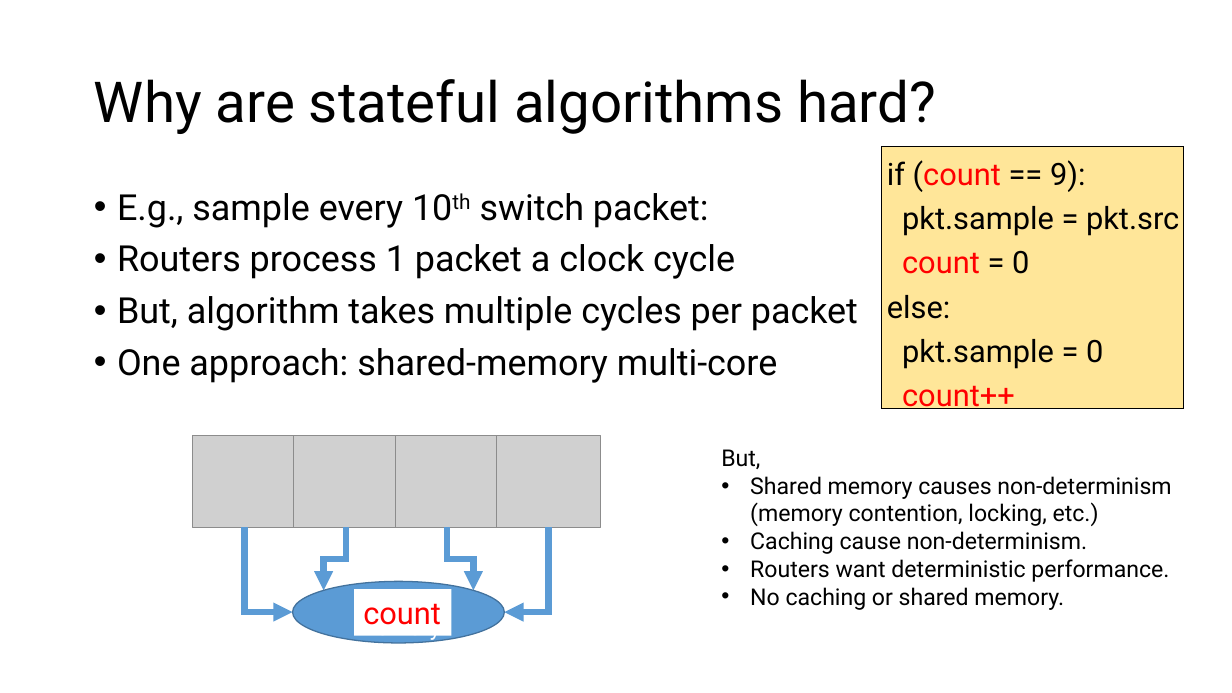
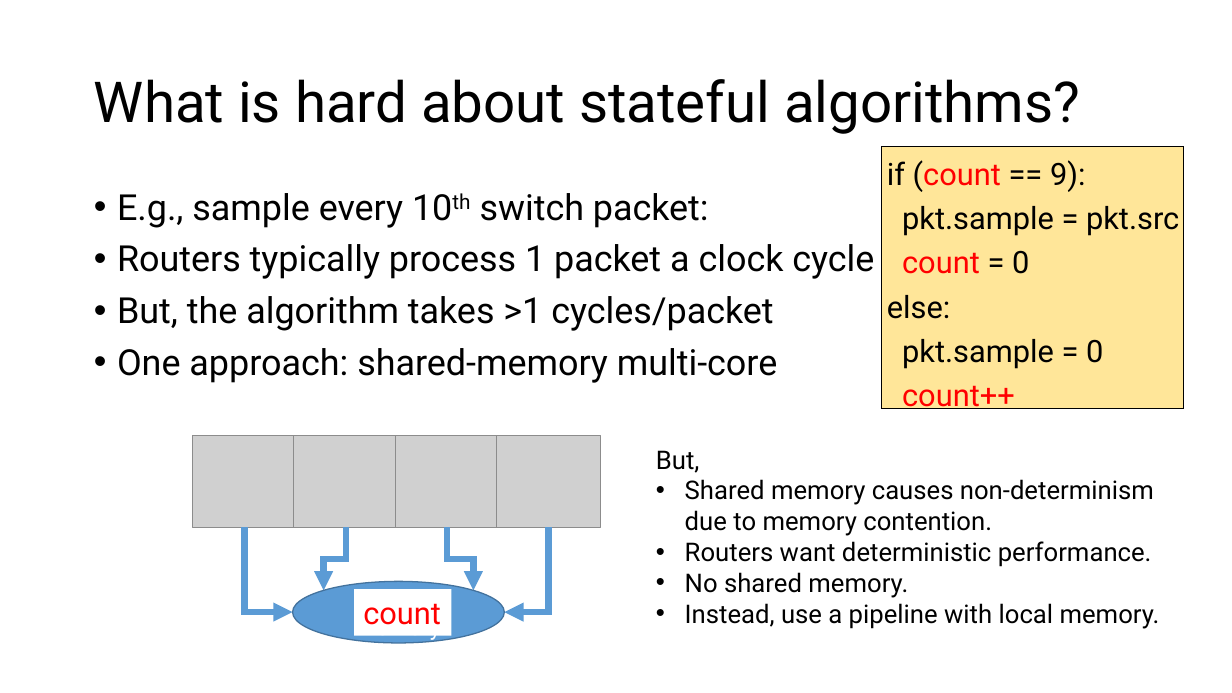
Before and after one commit to anirudhSK/pifo-domino-marple-ppts, a slide deck: slide 25 of combined_domino_pifo.pptx. Drawn at 1232x693 pixels with LibreOffice and Linux fonts; fonts in the diff are those of the drawing; grey boxes stand for pictures. Boxes give left, top, right and bottom in pixels: in the first picture for what was removed or moved away, otherwise in the second. Text is boxed around its words. In the diff, an @@ line names an element or a change of style, - is before the commit and + after.

```diff
--- a/combined_domino_pifo.pptx
+++ b/combined_domino_pifo.pptx
@@ title at (94, 79, 1080, 134): text changed @@
-Why are stateful algorithms hard?
+What is hard about stateful algorithms?
@@ text at (117, 244, 874, 331): text changed @@
-• Routers process 1 packet a clock cycle
-• But, algorithm takes multiple cycles per packet
+• Routers typically process 1 packet a clock cycle
+• But, the algorithm takes >1 cycles/packet
@@ text "But,": place and size @@
-text "But," at (721, 449, 1171, 610)
+text "But," at (656, 450, 1160, 629)
@@ text at (656, 450, 1152, 567): size 18 to 20 pt in "But,", "Routers want deterministic performance." @@
@@ text at (685, 479, 1154, 536): text changed; size 18 to 20 pt @@
-• Shared memory causes non-determinism (memory contention, locking, etc.)
-• Caching cause non-determinism.
+• Shared memory causes non-determinism due to memory contention.
@@ text at (685, 572, 1160, 629): text changed; size 18 to 20 pt @@
-• No caching or shared memory.
+• No shared memory.
+• Instead, use a pipeline with local memory.
```
Also in this commit, not shown: 9 other slides changed.
